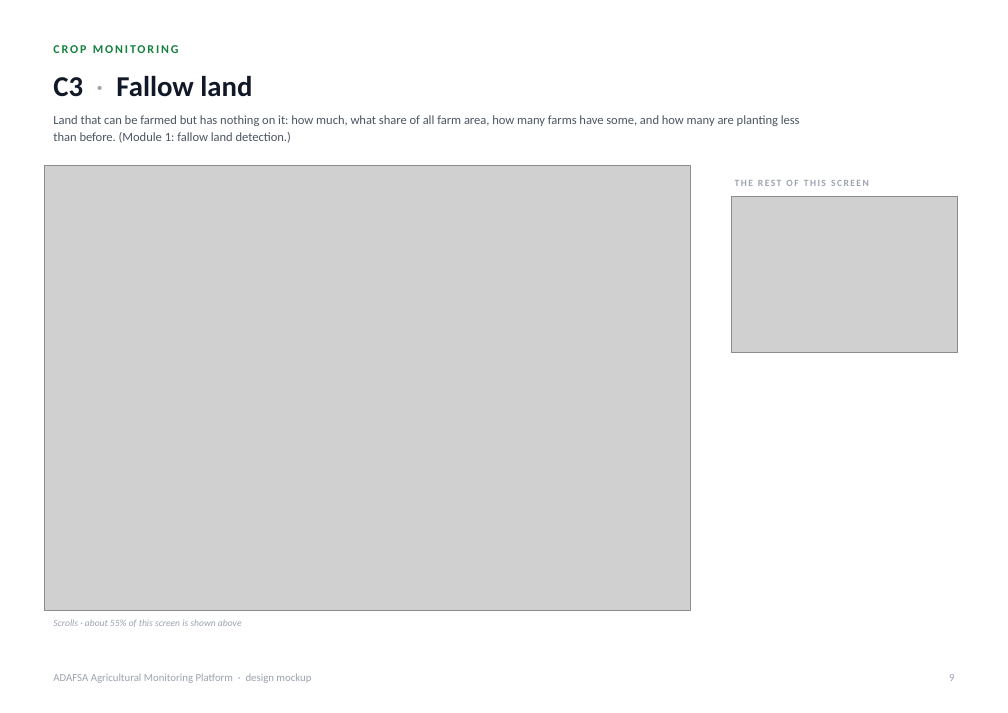
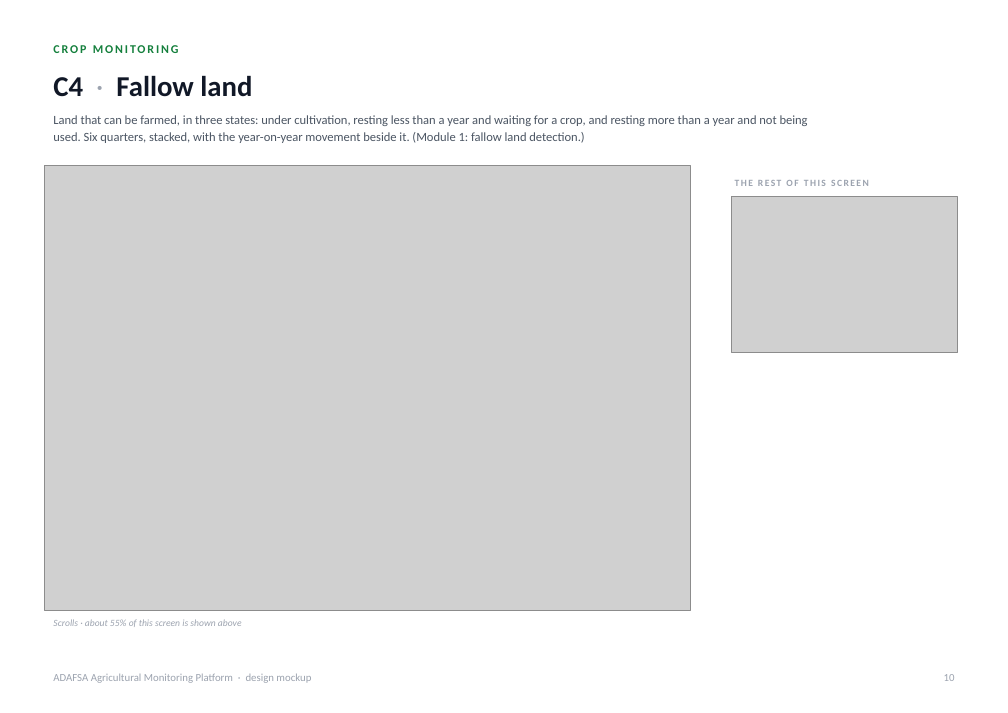
Before and after one commit to romainbigare/adafsa-mockup, a slide deck: slide 10 of docs/ADAFSA_Platform_Screens.pptx (slide 9 before the commit). Drawn at 1008x713 pixels with LibreOffice and Linux fonts; fonts in the diff are those of the drawing; grey boxes stand for pictures. Boxes give left, top, right and bottom in pixels: in the first picture for what was removed or moved away, otherwise in the second. Text is boxed around its words. In the diff, an @@ line names an element or a change of style, - is before the commit and + after.

```diff
--- a/docs/ADAFSA_Platform_Screens.pptx
+++ b/docs/ADAFSA_Platform_Screens.pptx
@@ text at (53,75,252,97): text changed @@
-C3 · Fallow land
+C4 · Fallow land
@@ text at (53,115,808,143): text changed @@
-Land that can be farmed but has nothing on it: how much, what share of all farm area, how many farms have some, and how many are planting less than before. (Module 1: fallow land detection.)
+Land that can be farmed, in three states: under cultivation, resting less than a year and waiting for a crop, and resting more than a year and not being used. Six quarters, stacked, with the year-on-year movement beside it. (Module 1: fallow land detection.)
@@ text at (944,674,955,681): text changed @@
-9
+10
```
Also in this commit, not shown: 28 other slides changed, 1 slide added, 40 other files.
